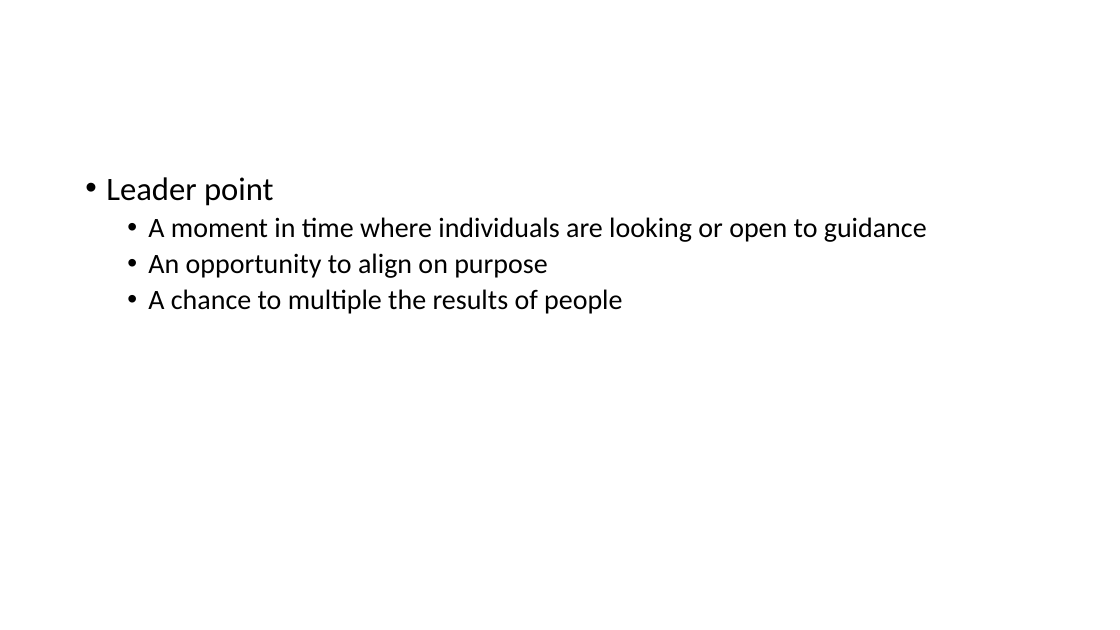
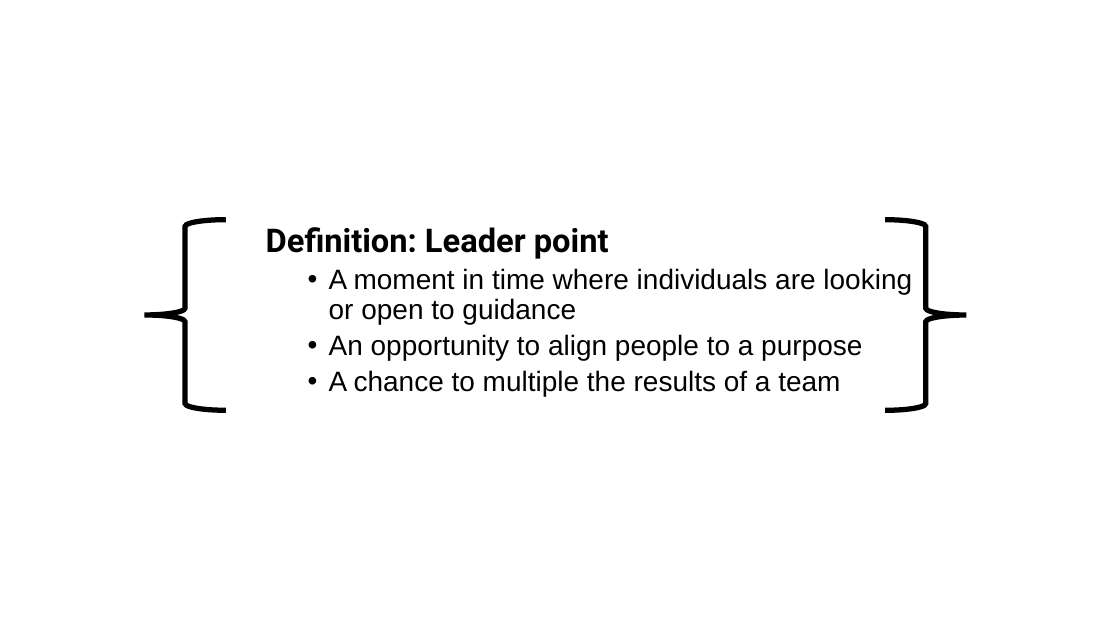
Before and after one commit to iamkeeler/THAT-Conference, a slide deck: slide 7 of 2021/Becoming a Leader.pptx (slide 6 before the commit). Drawn at 1120x630 pixels with LibreOffice and Linux fonts; fonts in the diff are those of the drawing. Boxes give left, top, right and bottom in pixels: in the first picture for what was removed or moved away, otherwise in the second. Text is boxed around its words. In the diff, an @@ line names an element or a change of style, - is before the commit and + after.

Commit message:
that one that's starting the formatting

```diff
--- a/2021/Becoming a Leader.pptx
+++ b/2021/Becoming a Leader.pptx
@@ left brace added at (x1=145, y1=220, x2=226, y2=411), outline #000000 4.5 pt @@
@@ text "Definition: Leader point" moved from (x1=106, y1=177, x2=927, y2=314) to (x1=266, y1=227, x2=912, y2=396) @@
@@ text at (x1=266, y1=227, x2=609, y2=259): text changed; font Calibri to Roboto; bold on @@
-• Leader point
+Definition: Leader point
@@ left brace added at (x1=886, y1=220, x2=967, y2=411), outline #000000 4.5 pt @@
@@ text at (x1=329, y1=268, x2=912, y2=324): font Calibri to Arial in "A moment in time where individuals are ..." @@
@@ text at (x1=329, y1=334, x2=862, y2=396): text changed; font Calibri to Arial @@
-  • An opportunity to align on purpose
-  • A chance to multiple the results of people
+  • An opportunity to align people to a purpose
+  • A chance to multiple the results of a team
```
Also in this commit, not shown: 5 other slides changed, 2 slides added, 1 slide removed.
